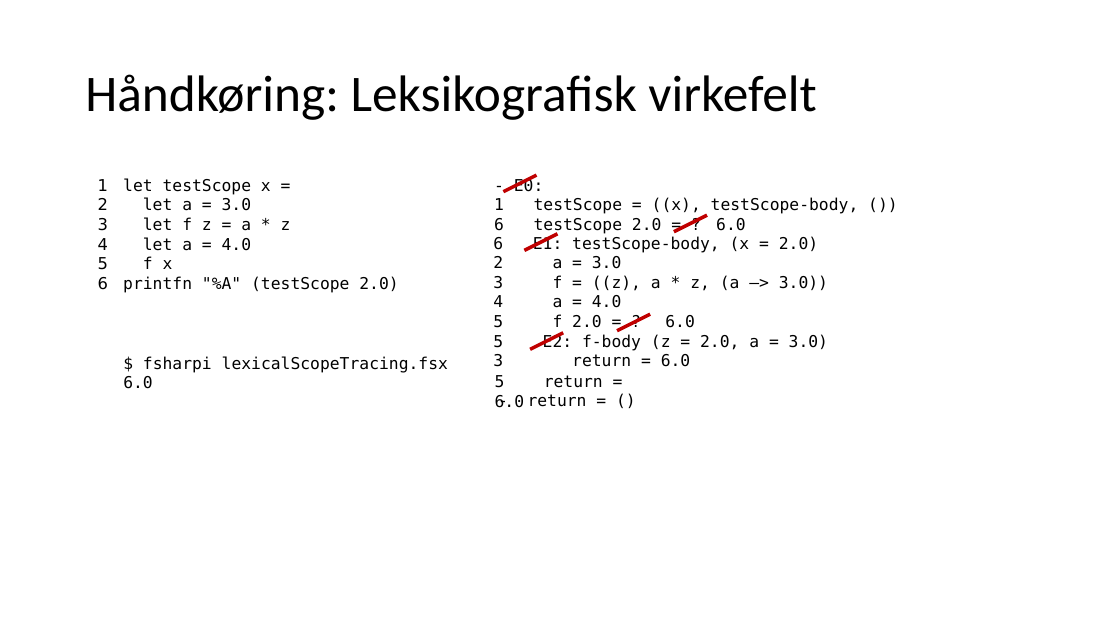
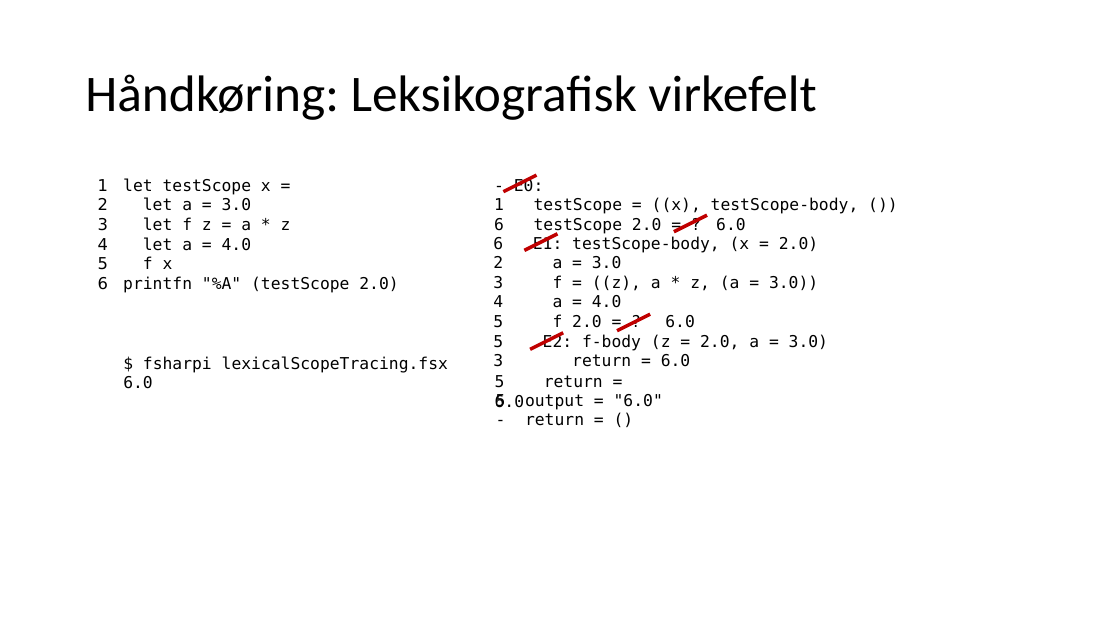
Before and after one commit to fisterloegsovs/pop22, a slide deck: slide 7 of lectures/4.2StackHeapRefsHigherOrderFctsTracing/lecture.pptx. Drawn at 1120x630 pixels with LibreOffice and Linux fonts; fonts in the diff are those of the drawing. Boxes give left, top, right and bottom in pixels: in the first picture for what was removed or moved away, otherwise in the second. Text is boxed around its words. In the diff, an @@ line names an element or a change of style, - is before the commit and + after.

```diff
--- a/lectures/4.2StackHeapRefsHigherOrderFctsTracing/lecture.pptx
+++ b/lectures/4.2StackHeapRefsHigherOrderFctsTracing/lecture.pptx
@@ text at (x1=493, y1=275, x2=818, y2=291): text changed @@
-3 f = ((z), a * z, (a –> 3.0))
+3 f = ((z), a * z, (a = 3.0))
@@ text at (x1=495, y1=394, x2=584, y2=410): paragraph added @@
+5 output = "6.0"
```
Also in this commit, not shown: 4 other slides changed, 3 other files.
